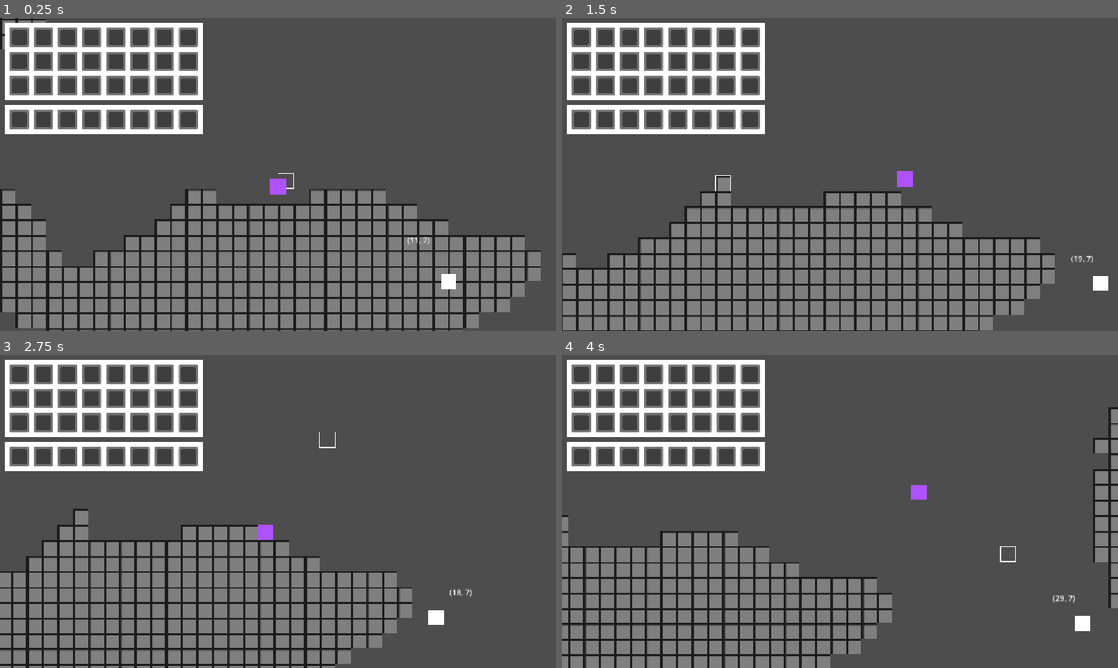
Above: before the commit, frames 1-4 (two rows, left to right).
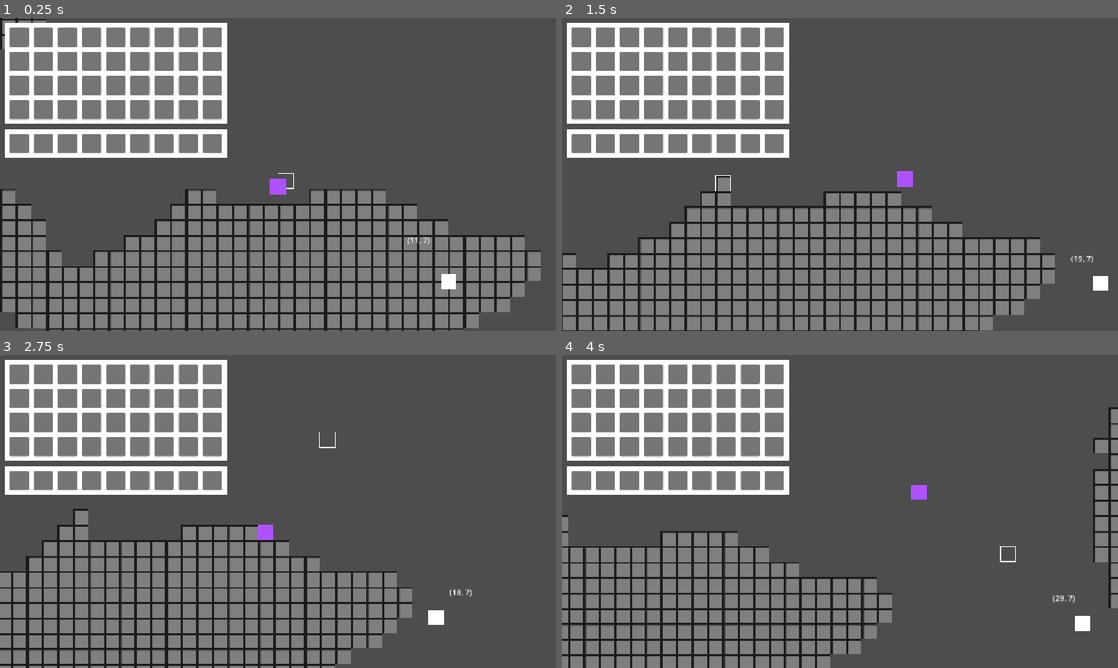
Above: after the commit, the same moments.

Repository: looooiiui/voxel-2d-game
Game: Godot game, scene res://AlphaScenes/Scenes/main_using_scene.tscn
Two runs of this game, one before a commit and one after it. Both use one fixed random seed, a clock stepped at 60 frames per second and the inputs below.
Inputs (mouse positions are in pixels of both pictures, inside the frame that each line leads up to):
- Up to frame 1 (0.25 s): no input
- Up to frame 2 (1.5 s): move the mouse to (962, 158) at 0.52 s; press the mouse at (962, 158) at 0.53 s; hold D (right) from 0.53 s (still down); tap Space (jump) at 0.77 s; move the mouse to (728, 190) at 1.27 s; release the mouse at (728, 190) at 1.28 s; right-click (728, 190) at 1.35 s
- Up to frame 3 (2.75 s): tap Space (jump) at 1.52 s; move the mouse to (333, 442) at 2.02 s; release D (right) at 2.03 s; press the mouse at (333, 442) at 2.03 s; hold A (left) from 2.03 s (still down)
- Up to frame 4 (4 s): move the mouse to (812, 574) at 2.77 s; release A (left) at 2.78 s; release the mouse at (812, 574) at 2.78 s; hold D (right) from 2.78 s (still down); right-click (812, 574) at 2.85 s; tap Space (jump) at 3.02, 3.77 s; move the mouse to (1006, 558) at 3.52 s; press the mouse at (1006, 558) at 3.53 s

The runs differ from the first frame. In frame 1, 9.9% of the frame differs, in the area x 0-41%, y 1-45%; in frame 2, 9.9%; in frame 3, 9.9%; in frame 4, 9.9%.

Commit message:
将玩家数据层同玩家UI渲染层联动，现在物品栏可以渲染玩家数据了

Diff:
--- a/AlphaScenes/Codes/main_using_scene.gd
+++ b/AlphaScenes/Codes/main_using_scene.gd
@@ -16,6 +16,10 @@
 var is_render_ready: bool = true
 ## 保存当前已经绘制在TileMap上的区块
 var rendered_chunks:Dictionary = {}
+## 存储上一个绑定的玩家数据实例（用于安全解绑信号）
+var bound_player_data:PlayerData = null
+## 存储上一个主玩家uid（仅日志/调试）
+var last_control_uid: int = -1
 
 ## 启动检查
 func _ready() -> void:
@@ -67,7 +71,28 @@
 	world.set_gravity(980.665)
 	world.spawn_new_player()
 
-## 连接信号
+## Ui 加载(这里ui信号连接不放在 _connect_signals， 方便统一更改, 活信号)
+func _set_ui() -> void:
+	# 优先用缓存的实例引用解绑，不再通过uid去查找
+	if bound_player_data != null:
+		bound_player_data.inventory_change.disconnect(_inventory_change_transfer)
+		DebugSystem.console_common_log("核心节点", "解绑旧玩家物品信号，uid=%s" % bound_player_data.get_uid())
+		bound_player_data = null
+
+	var temp_player_data: PlayerData = world.get_player_data_by_uid(world.get_control_player_uid())
+	if temp_player_data == null:
+		DebugSystem.console_warn_log("核心节点", "获取控制玩家数据失败，UI无法初始化")
+		return
+
+	bound_player_data = temp_player_data
+	# 初始化UI全量加载背包数据
+	ui_bridge.setup(temp_player_data)
+	# 绑定新玩家物品变更信号
+	temp_player_data.inventory_change.connect(_inventory_change_transfer)
+	# 更新记录uid
+	last_control_uid = temp_player_data.get_uid()
+
+## 连接信号 (死信号，一般是固定管理器连接)
 func _connect_signals() -> void:
 	# 方块破坏
 	player_input_control.block_destroy_request.connect(world.try_destroy_tile_dir)
@@ -85,13 +110,16 @@
 	world.control_player_uid_changed.connect(_on_control_player_uid_change)
 	world.spawn_player_data.connect(sync_player_entity)
 
+## 物理帧循环
 func _physics_process(delta: float) -> void:
+	# 向世界提供主循环
+	world.tick_world(delta)
+
+## 渲染帧循环
+func _process(delta: float) -> void:
 	if !is_render_ready:
 		return
 	_render_map()
-
-	# 向世界提供主循环
-	world.tick_world(delta)
 
 ## 多人完整区块渲染
 func _render_map() -> void:
@@ -174,4 +202,19 @@
 ## 当前控制玩家发生变化
 func _on_control_player_uid_change(new_uid: int) -> void:
 	DebugSystem.console_common_log("核心节点", "当前控制玩家 uid 更改为: %s" % new_uid)
-	camera.set_follow_case(player_bridge.get_player_uid_entity_map().get(new_uid))
+	var target_entity = player_bridge.get_player_uid_entity_map().get(new_uid)
+	if target_entity != null:
+		camera.set_follow_case(target_entity)
+	# 这里注意新的值由 ui 设置赋予给当前存储的主玩家数据
+	_set_ui()
+
+## 物品栏(背包更改信号中转)
+func _inventory_change_transfer(
+	change_pos: Vector2i,
+	new_item_name: String,
+	new_item_num: int,
+	inv_type: InventoryBase.InventoryType
+) -> void:
+	DebugSystem.console_common_log("核心节点", "执行物品栏数据与对应UI转发")
+	## 物品栏传给ui渲染对应信息
+	ui_bridge.update_inventory_slot(change_pos, new_item_name, new_item_num, inv_type)
--- a/Codes/Cameras/Camera/global_camera.gd
+++ b/Codes/Cameras/Camera/global_camera.gd
@@ -11,7 +11,7 @@
 	position_smoothing_enabled = true
 	position_smoothing_speed = lerp_level
 	if followCase == null and not is_instance_valid(followCase):
-		DebugSystem.console_error_log("相机", "跟随对象为空")
+		DebugSystem.console_common_log("相机", "初始化跟随对象为空")
 	else:
 		DebugSystem.console_common_log("相机", "当前跟随对象: %s" % followCase)
 
@@ -25,6 +25,8 @@
 		global_position = followCase.global_position
 		## 整数对齐相机防抖动
 		global_position = global_position.round()
+	else:
+		DebugSystem.console_error_log("相机", "设置跟随对象不合法或为空")
 
 ## 更改跟随对象
 func set_follow_case(case: Node) -> void:
--- a/Codes/Ui/UiBridge/UiBridge.gd
+++ b/Codes/Ui/UiBridge/UiBridge.gd
@@ -27,6 +27,21 @@
 	ui_vbox_container.add_theme_constant_override("separation", 10)
 	_back_pack_initialize()
 	_inventory_quick_bar_initialize()
+
+## 安装玩家数据到ui，重新渲染,传入完整玩家数据，但不引用仅取用数据
+func setup(player_data: PlayerData) -> void:
+	if player_data == null:
+		DebugSystem.console_warn_log("Ui桥", "安装玩家数据为空")
+		return
+	if back_pack_script == null or inventory_quick_bar_script == null:
+		DebugSystem.console_warn_log("Ui桥", "UI实例还未初始化，无法setup玩家数据")
+		return
+	var player_uid = player_data.get_uid()
+	## 获得物品栏数据并安装 ( size 拿回的类型是 Vector2i )
+	DebugSystem.console_common_log("Ui桥", "设置背包，当前玩家 uid: %s" % player_uid)
+	back_pack_script.setup_by_player_data(player_data, InventoryBase.InventoryType.BACKPACK)
+	DebugSystem.console_common_log("Ui桥", "设置快捷栏，当前玩家 uid: %s" % player_uid)
+	inventory_quick_bar_script.setup_by_player_data(player_data, InventoryBase.InventoryType.QUICK_BAR)
 
 ## 背包初始化
 func _back_pack_initialize() -> void:
@@ -58,16 +73,21 @@
 		ui_inventory_quick_bar_instance = null
 		inventory_quick_bar_script = null
 
-## 更新主背包单个格子
-func update_backpack_slot(pos:Vector2i, item_name:String, count:int) -> void:
-	if back_pack_script == null:
-		DebugSystem.console_warn_log("Ui桥", "背包实例为空，无法更新")
-		return
-	back_pack_script.set_slot_item(pos, item_name, count)
-
-## 更新快捷栏单个格子
-func update_hotbar_slot(pos:Vector2i, item_name:String, count:int) -> void:
-	if inventory_quick_bar_script == null:
-		DebugSystem.console_warn_log("Ui桥", "快捷栏实例为空，无法更新")
-		return
-	inventory_quick_bar_script.set_slot_item(pos, item_name, count)
+## 更新物品栏
+func update_inventory_slot(pos:Vector2i, item_name:String, count:int, inv_type: InventoryBase.InventoryType) -> void:
+	DebugSystem.console_common_log("Ui桥", "更新数据，当前更新类型: %s" % inv_type)
+	match inv_type:
+		# 更新主背包单个格子
+		InventoryBase.InventoryType.BACKPACK:
+			if back_pack_script == null:
+				DebugSystem.console_warn_log("Ui桥", "背包实例为空，无法更新")
+				return
+			back_pack_script.set_slot_item(pos, item_name, count)
+		# 更新快捷栏单个格子
+		InventoryBase.InventoryType.QUICK_BAR:
+			if inventory_quick_bar_script == null:
+				DebugSystem.console_warn_log("Ui桥", "快捷栏实例为空，无法更新")
+				return
+			inventory_quick_bar_script.set_slot_item(pos, item_name, count)
+		_:
+			DebugSystem.console_warn_log("Ui桥", "快捷栏类型未识别")
--- a/Codes/Ui/UiInventory/ui_inventory.gd
+++ b/Codes/Ui/UiInventory/ui_inventory.gd
@@ -44,7 +44,7 @@
 func _render_back_pack() -> void:
 	# 检查尺寸是否在合理范围
 	if BackPackSize.x <=0 or BackPackSize.y <=0:
-		DebugSystem.console_warn_log("物品栏UI", "背包行列不能小于等于0")
+		DebugSystem.console_warn_log("物品栏UI", "物品栏行列不能小于等于0")
 		return
 	back_pack_clear()
 	DebugSystem.console_common_log("物品栏UI", "物品栏UI渲染")
@@ -81,7 +81,7 @@
 	# UiInventory.gd，_render_back_pack函数最后
 	# bg_total_w、bg_total_h就是之前算好的背包底板总宽高
 	custom_minimum_size = Vector2i(bg_total_w, bg_total_h)
-	DebugSystem.console_common_log("物品栏UI", "当前物品栏格子映射表: %s" % slots_dict)
+	# DebugSystem.console_common_log("物品栏UI", "当前物品栏格子映射表: %s" % slots_dict)
 
 ## 增量更新单个格子（ 物品数据变更只调用这个，不重建背包）
 func set_slot_item(slot_pos: Vector2i, item_name: String, item_count: int) -> void:
@@ -98,7 +98,41 @@
 
 ## 清除背包
 func back_pack_clear() -> void:
-	DebugSystem.console_common_log("物品栏UI", "清除背包所有格子节点")
+	DebugSystem.console_common_log("物品栏UI", "清除物品栏所有格子节点")
 	for slot in slots_dict.values():
 		slot.queue_free()
 	slots_dict.clear()
+
+## 根据玩家数据+InventoryType，刷新当前UiInventory的全部UI格子
+## 不持有PlayerData长期引用，仅读取一次数据用于全量刷新
+func setup_by_player_data(player_data:PlayerData, inv_type:InventoryBase.InventoryType) -> void:
+	var target_inv:InventoryBase
+	match inv_type:
+		InventoryBase.InventoryType.BACKPACK:
+			target_inv = player_data.get_player_back_pack()
+		InventoryBase.InventoryType.QUICK_BAR:
+			target_inv = player_data.get_player_inventory_quick_bar()
+		_:
+			DebugSystem.console_warn_log("物品栏UI", "不支持的物品栏类型 %s" % str(inv_type))
+			return
+
+	# 使用目标物品栏尺寸重建UI容器
+	setup(target_inv.inventory_size)
+
+	# 遍历槽位，全量填充UI
+	var size_x = target_inv.inventory_size.x
+	var size_y = target_inv.inventory_size.y
+	for row in range(size_y):
+		for col in range(size_x):
+			var grid_pos = Vector2i(col, row)
+			var slot_data = target_inv.get_slot_by_grid(col, row)
+			var item = slot_data.get_item()
+			var item_name:String
+			var item_num:int
+			if item == null:
+				item_name = ""
+				item_num = 0
+			else:
+				item_name = item.get_item_instance().get_item_name()
+				item_num = item.get_current_stack_num()
+			set_slot_item(grid_pos, item_name, item_num)
--- a/Codes/Ui/UiSingleSlot/ui_single_slot.gd
+++ b/Codes/Ui/UiSingleSlot/ui_single_slot.gd
@@ -1,7 +1,6 @@
 extends Control
 ## 单个物品栏格子，提供渲染单个格子
 class_name UiSingleSlot
-
 ## 常量
 const ITEM_ENTITY_SCALE: float = 1.3
 const DEFAULT_SLOT_SIZE: Vector2 = Vector2(40, 40)
@@ -9,16 +8,12 @@
 @export var background_panel: Panel
 @export var itemEntity_panel: Panel
 @export var item_num_label: Label
-
 ## 内置参量
 var slot_size: Vector2 = DEFAULT_SLOT_SIZE
 var render_item_name: String = ""
 var render_num: int = 0
-
 ## 贴图缓存，避免重复加载
 static var texture_cache: Dictionary = {}
-## 空样式，全局复用
-static var empty_style: StyleBoxTexture = StyleBoxTexture.new()
 
 func _init() -> void:
 	# 只设默认值，不做业务初始化
@@ -29,63 +24,58 @@
 func _ready() -> void:
 	render_slot()
 
-## 渲染一次
+## 渲染基础布局（大小、物品图标居中，不再处理Label位置！）
 func render_slot() -> void:
 	background_panel.size = slot_size
 	itemEntity_panel.size = slot_size / ITEM_ENTITY_SCALE
 	# 物品图标居中
 	var center_pos = (slot_size - itemEntity_panel.size) / 2.0
 	itemEntity_panel.position = center_pos
-	# 右下角，预留一点边距
-	item_num_label.position = Vector2(slot_size.x - item_num_label.size.x, slot_size.y - item_num_label.size.y)
 	# 保证容器布局读取到正确最小尺寸
 	custom_minimum_size = slot_size
 
-## 外部更改参数
+## 外部更改尺寸
 func setup(new_size: Vector2 = DEFAULT_SLOT_SIZE) -> void:
 	slot_size = new_size
 	custom_minimum_size = new_size
 	render_slot()
+	# setup之后，刷新当前物品
+	_refresh_item_texture()
 
 ## 外部接口：切换物品
-func change_current_render_item(item_name: String, new_item_num):
+func change_current_render_item(item_name: String, new_item_num: int):
 	render_item_name = item_name
 	render_num = new_item_num
 	_refresh_item_texture()
 
-## 修改当前贴图
+## 修改当前贴图 + 数字
 func _refresh_item_texture() -> void:
-	if render_item_name == "":
+	if render_item_name == "" or render_num <= 0:
 		_clear_render_item()
 		return
 
-	# 兜底告警，不修改上层数据
-	if render_num <= 0:
-		DebugSystem.console_warn_log("物品栏(Slot渲染)", "脏数据：物品名存在但数量为0，name=%s" % render_item_name)
-
-	item_num_label.text = String.num_int64(render_num)
 	# 优先读取缓存
 	if texture_cache.has(render_item_name):
 		var tex = texture_cache[render_item_name]
 		UiUtil.set_panel_texture(itemEntity_panel, tex)
-		return
+	else:
+		var texture_path = "%s%s.png" % [ResourcePath.item_texture_path, render_item_name]
+		var item_texture: Texture2D = load(texture_path)
+		if item_texture == null:
+			DebugSystem.console_warn_log("物品栏", "找不到贴图资源：%s" % texture_path)
+			_clear_render_item()
+			return
+		texture_cache[render_item_name] = item_texture
+		UiUtil.set_panel_texture(itemEntity_panel, item_texture)
 
-	var texture_path = "%s%s.png" % [ResourcePath.item_texture_path, render_item_name]
-	var item_texture: Texture2D = load(texture_path)
-	if item_texture == null:
-		DebugSystem.console_warn_log("物品栏", "找不到贴图资源：%s" % texture_path)
-		_clear_render_item()
-		return
+	# 只需要设置文本！位置交给锚点自动管理
+	item_num_label.text = String.num_int64(render_num)
 
-	texture_cache[render_item_name] = item_texture
-	UiUtil.set_panel_texture(itemEntity_panel, item_texture)
-
-
-## 清除贴图（复用静态空样式，不重复new）
+## 清除贴图、清空文字
 func _clear_render_item() -> void:
-	itemEntity_panel.add_theme_stylebox_override("panel", empty_style)
+	itemEntity_panel.add_theme_stylebox_override("panel", StyleBoxTexture.new())
 	item_num_label.text = ""
 
-## 设置位置（如果你继续手动摆放Slot才用；GridContainer自动布局时这个函数不用）
+## GridContainer自动布局不需要这个
 func set_new_position(new_position: Vector2) -> void:
 	position = new_position
--- a/Scenes/Ui/UiSingleSlot/ui_single_slot.tscn
+++ b/Scenes/Ui/UiSingleSlot/ui_single_slot.tscn
@@ -17,6 +17,14 @@
 layout_mode = 0
 
 [node name="ItemNum" type="Label" parent="." unique_id=1304013017]
-layout_mode = 0
-offset_right = 1.0
-offset_bottom = 23.0
+layout_mode = 1
+anchors_preset = 3
+anchor_left = 1.0
+anchor_top = 1.0
+anchor_right = 1.0
+anchor_bottom = 1.0
+offset_left = -4.0
+offset_top = -23.0
+offset_right = -3.0
+grow_horizontal = 0
+grow_vertical = 0
--- a/Systems/DebugSystem/debug_system.gd
+++ b/Systems/DebugSystem/debug_system.gd
@@ -1,10 +1,10 @@
 extends RefCounted
 class_name DebugSystem
-
 ## 调试开关
 static var output_common: bool = true
 static var output_error: bool = true
 static var output_warn: bool = true
+static var output_debug: bool = true
 
 ## 普通日志
 static func console_common_log(type: String, info: String) -> void:
@@ -28,3 +28,10 @@
 	var output_info: String = "[ERROR] [%s] %s" % [type, info]
 	push_error(output_info)
 	print(output_info)
+
+## 调试日志
+static func console_debug_log(type: String, info: String) -> void:
+	if not output_debug:
+		return
+	var output_info: String = "[DEBUG] [%s] %s" % [type, info]
+	print(output_info)
--- a/Systems/EntityStorage/EntityStorage.gd
+++ b/Systems/EntityStorage/EntityStorage.gd
@@ -19,7 +19,7 @@
 			DebugSystem.console_common_log("世界[实体管理查询器]", "当前玩家实体表: %s" % _players)
 		EntityBase.EntityType.DROP_ITEM:
 			_drops[entity.get_uid()] = entity
-			DebugSystem.console_common_log("世界[实体管理查询器]", "当前物品实体表: %s" % _drops)
+			# DebugSystem.console_common_log("世界[实体管理查询器]", "当前物品实体表: %s" % _drops)
 	entity_spawned.emit(entity.get_uid(), entity)
 
 ## 分配并获取下一个可用UID（新建实体调用）
@@ -33,13 +33,8 @@
 	return _players
 
 ## 获得玩家uid对应的数据
-func get_player_by_uid(uid: int) -> Dictionary:
+func get_player_by_uid(uid: int) -> PlayerData:
 	return get_all_players().get(uid)
-
-## 查询接口
-## 获得玩家实体
-func get_player(uid:int) -> PlayerData:
-	return _players.get(uid)
 
 ## 获得掉落物实体
 func get_drop(uid:int) -> DropItemData:
--- a/Systems/Inventory/BackPack/BackPack.gd
+++ b/Systems/Inventory/BackPack/BackPack.gd
@@ -2,6 +2,7 @@
 ## 背包子类，玩家背包
 class_name BackPack
 ## 背包初始化
-func _init(size: Vector2i = Vector2i(8, 4)) -> void:
+func _init(size: Vector2i = Vector2i(9, 4)) -> void:
+	inventory_type = InventoryType.BACKPACK
 	DebugSystem.console_common_log("背包", "创建新背包，尺寸: %s" % size)
 	super(size)
--- a/Systems/Inventory/InventoryBase/InventoryBase.gd
+++ b/Systems/Inventory/InventoryBase/InventoryBase.gd
@@ -3,14 +3,26 @@
 ## 其他背包，快捷栏可继承物品栏类
 ## 需要注意的是，背包使用的查找坐标为 列 + 行
 class_name InventoryBase
-
+## 区分当前物品栏种类
+enum InventoryType {
+	BACKPACK,
+	QUICK_BAR,
+	EQUIPMENT, # 预留装备栏，以后直接扩展
+	STORAGE_BOX # 预留储物箱
+}
 ## 物品发生变更时触发
-signal inventory_changed()
-
+## 参数：变更坐标、物品名称、物品数量、容器类型
+signal inventory_changed(
+	change_pos: Vector2i,
+	new_item_name: String,
+	new_item_num: int,
+	inv_type: InventoryType
+	)
 ## 容器大小，供给外部获取(列，行)
 var inventory_size: Vector2i = Vector2i(0, 0)
 ## 实际容器，存储物品槽
 var slot_storage: Array[ItemSlot] = []
+var inventory_type: InventoryType
 
 func _init(size: Vector2i) -> void:
 	inventory_size = size
@@ -19,6 +31,10 @@
 	slot_storage.resize(container_size)
 	for i in range(slot_storage.size()):
 		slot_storage[i] = ItemSlot.new()
+
+## 获得背包尺寸
+func get_inventory_size() -> Vector2i:
+	return inventory_size
 
 ## 尝试往物品栏里面添加物品，支持堆叠
 ## 返回true成功；false背包已满无法放入
@@ -36,8 +52,12 @@
 				var add_count = min(new_item.get_current_stack_num(), remain_stack)
 				slot_item.change_stack_num(slot_item.get_current_stack_num() + add_count)
 				new_item.change_stack_num(new_item.get_current_stack_num() - add_count)
-				# 发生堆叠则发射信号
-				inventory_changed.emit()
+				# 发生堆叠则发射信号 ( 位置: 列 + 行 )
+				var emit_pos: Vector2i = index_to_grid(index)
+				var slot_item_name: String = slot_item.get_item_instance().get_item_name()
+				var slot_num: int = slot_item.get_current_stack_num()
+				# 发送信号
+				inventory_changed.emit(emit_pos, slot_item_name, slot_num, inventory_type)
 				DebugSystem.console_common_log("物品栏", "物品堆叠， 槽位%d， 叠加%d个， 总共堆叠: %d, 剩余待放:%d" % [index, add_count, slot_item.get_current_stack_num(), remain_stack])
 				# 待放入物品已经全部塞完，直接返回成功
 				if new_item.current_stack_num <= 0:
@@ -50,12 +70,15 @@
 		if slot_item == null:
 			slot.add_item(new_item)
 			DebugSystem.console_common_log("物品栏", "空槽放入物品(槽位%s): %s" % [index, new_item])
-			inventory_changed.emit()
+			var emit_pos: Vector2i = index_to_grid(index)
+			var slot_item_name: String = new_item.get_item_instance().get_item_name()
+			var slot_num: int = new_item.get_current_stack_num()
+			# 发送信号
+			inventory_changed.emit(emit_pos, slot_item_name, slot_num, inventory_type)
 			return true
 
 	# 没有可堆叠位置、也没有空槽 → 背包满
 	DebugSystem.console_common_log("物品栏", "物品栏已满，无法放入物品")
-	inventory_changed.emit()
 	return false
 
 ## 将本容器idx的物品移动到目标inventory的target_idx槽
@@ -68,7 +91,6 @@
 	var move_item = source_slot.get_item()
 	if move_item == null:
 		return false
-
 	# 目标槽已有物品，不能直接覆盖，走swap逻辑
 	if dest_slot.get_item() != null:
 		# 取出目标槽物品，互换
@@ -80,9 +102,14 @@
 		dest_slot.set_item(move_item)
 		source_slot.clear()
 
-	# 两个容器都触发更新信号
-	inventory_changed.emit()
-	target_inv.inventory_changed.emit()
+	# ========== 修改：分别发送源槽、目标槽更新信号 ==========
+	var src_pos = index_to_grid(from_idx)
+	var dst_pos = target_inv.index_to_grid(target_idx)
+	# 源容器源槽
+	_emit_slot_update(src_pos, source_slot)
+	# 目标容器目标槽
+	target_inv._emit_slot_update(dst_pos, dest_slot)
+
 	DebugSystem.console_common_log("物品栏", "跨容器移动：源槽%d → 目标槽%d" % [from_idx, target_idx])
 	return true
 
@@ -108,17 +135,19 @@
 	# 索引非法
 	if slot_a == null or slot_b == null:
 		return false
-
 	# 取出两个槽里面当前物品
 	var item_a: Item = slot_a.get_item()
 	var item_b: Item = slot_b.get_item()
-
 	# 互换
 	slot_a.set_item(item_b)
 	slot_b.set_item(item_a)
-
 	DebugSystem.console_common_log("物品栏", "交换槽位 %d <-> %d" % [idx_a, idx_b])
-	inventory_changed.emit()
+
+	# ========== 修改：交换两个槽，分别触发两次更新信号 ==========
+	var pos_a = index_to_grid(idx_a)
+	var pos_b = index_to_grid(idx_b)
+	_emit_slot_update(pos_a, slot_a)
+	_emit_slot_update(pos_b, slot_b)
 	return true
 
 ## 尝试交换当前容器内两个网格位置的物品（列+行形式）
@@ -171,7 +200,8 @@
 	if slot == null:
 		return false
 	slot.set_item(new_item)
-	emit_signal("inventory_changed")
+	var pos = index_to_grid(idx)
+	_emit_slot_update(pos, slot)
 	return true
 
 # 清空指定索引槽
@@ -180,5 +210,21 @@
 	if slot == null:
 		return false
 	slot.clear()
-	emit_signal("inventory_changed")
-	return true
+	var pos = index_to_grid(idx)
+	_emit_slot_update(pos, slot)
+	return true
+
+## 【私有辅助函数】统一发射槽更新信号
+## 读取槽内当前物品信息，填充参数发送 inventory_changed
+func _emit_slot_update(grid_pos:Vector2i, slot:ItemSlot) -> void:
+	var item = slot.get_item()
+	var item_name:String
+	var item_count:int
+	if item == null:
+		# 空槽：名字为空字符串，数量0
+		item_name = ""
+		item_count = 0
+	else:
+		item_name = item.get_item_instance().get_item_name()
+		item_count = item.get_current_stack_num()
+	inventory_changed.emit(grid_pos, item_name, item_count, inventory_type)
--- a/Systems/Inventory/InventoryQuickBar/InventoryQuickBar.gd
+++ b/Systems/Inventory/InventoryQuickBar/InventoryQuickBar.gd
@@ -5,5 +5,6 @@
 
 ## 快捷栏默认 9 列 一行
 func _init(size: Vector2i = Vector2i(9, 1)) -> void:
+	inventory_type = InventoryType.QUICK_BAR
 	DebugSystem.console_common_log("快捷栏", "创建新快捷栏，尺寸: %s" % size)
 	super(size)
--- a/Systems/PlayerBridge/PlayerBridge.gd
+++ b/Systems/PlayerBridge/PlayerBridge.gd
@@ -17,6 +17,9 @@
 		return
 	var new_player_entity = player_entity_scene.instantiate()
 	var player_entity_script = new_player_entity as PlayerEntity
+	if player_entity_script == null:
+		DebugSystem.console_error_log("玩家桥", "获得的玩家脚本为空, 初始值同步设置失败, 拒绝创建")
+		return
 	DebugSystem.console_common_log("玩家桥", "创建玩家实体: uid: %s, 实体: %s" % [new_player_data.get_uid(), new_player_entity])
 	player_entity_script.setup(new_player_data)
 	# 加入玩家映射表
@@ -24,7 +27,7 @@
 	add_child(new_player_entity)
 
 ## 清除玩家
-func on_drop_removed(uid:int):
+func on_player_removed(uid:int):
 	if _entity_map.has(uid):
 		var ent = _entity_map[uid]
 		ent.queue_free()
--- a/Systems/PlayerData/PlayerData.gd
+++ b/Systems/PlayerData/PlayerData.gd
@@ -1,8 +1,13 @@
 extends EntityBase
-
 ## 玩家数据类
 class_name PlayerData
-
+## 玩家信号转发信号
+signal inventory_change(
+	change_pos: Vector2i,
+	new_item_name: String,
+	new_item_num: int,
+	inv_type: InventoryBase.InventoryType
+	)
 ## 玩家属性
 var spawn_position: Vector2 = Vector2(0, 0)
 var move_speed: float = 300
@@ -13,7 +18,6 @@
 var back_pack: BackPack
 ## 玩家快捷栏
 var inventory_quick_bar: InventoryQuickBar
-
 ## 玩家初始化
 func _init(new_uid: int, spawn_global_pos: Vector2 = Vector2(0, 0)) -> void:
 	global_position = spawn_global_pos
@@ -23,7 +27,8 @@
 	back_pack = BackPack.new()
 	inventory_quick_bar = InventoryQuickBar.new()
 	uid = new_uid
-	DebugSystem.console_common_log("玩家", "uid: %s 创建新的背包: %s" % [new_uid, back_pack])
+	DebugSystem.console_common_log("玩家(uid: %s)" % uid, "创建新的背包: %s" % [back_pack])
+	_connect_signal()
 
 ## 获得玩家背包
 func get_player_back_pack() -> BackPack:
@@ -31,11 +36,9 @@
 ## 获得玩家快捷栏
 func get_player_inventory_quick_bar() -> InventoryQuickBar:
 	return inventory_quick_bar
-
 ## 获得玩家全局位置
 func get_player_global_pos() -> Vector2:
 	return global_position
-
 ## 获得玩家网格位置
 func get_player_grid_pos() -> Vector2i:
 	return grid_pos
@@ -52,7 +55,22 @@
 func try_pickup_item(item:Item) -> bool:
 	# 未来可以在这里加玩家状态拦截
 	# if cannot_pickup: return false
-	var result = get_player_inventory_quick_bar().try_add_item(item)
+	var result = inventory_quick_bar.try_add_item(item)
 	if !result:
-		result = get_player_back_pack().try_add_item(item)
+		result = back_pack.try_add_item(item)
 	return result
+
+## =============== 玩家信号转发 ===================
+## 内部信号连接
+func _connect_signal() -> void:
+	DebugSystem.console_common_log("玩家(uid: %s)" % uid, "绑定背包&快捷栏信号转发")
+	# 玩家信号转发内部信号
+	back_pack.inventory_changed.connect(inventory_change.emit)
+	inventory_quick_bar.inventory_changed.connect(inventory_change.emit)
+
+## 断开信号，销毁玩家前调用
+func _disconnect_signal() -> void:
+	if back_pack != null:
+		back_pack.inventory_changed.disconnect(inventory_change.emit)
+	if inventory_quick_bar != null:
+		inventory_quick_bar.inventory_changed.disconnect(inventory_change.emit)
--- a/Systems/World/World.gd
+++ b/Systems/World/World.gd
@@ -83,6 +83,13 @@
 ## 返回玩家实体表
 func get_player_entity_dict() -> Dictionary:
 	return entity_storage.get_all_players()
+## 获得当前控制玩家uid
+func get_control_player_uid() -> int:
+	return control_player_uid
+## 获得当前玩家的数据 (请不要更改)
+func get_player_data_by_uid(uid: int) -> PlayerData:
+	return entity_storage.get_player_by_uid(uid)
+
 ## 生成玩家
 func spawn_new_player() -> void:
 	# 申请创建实体
@@ -99,10 +106,7 @@
 	else:
 		spawn_player_data.emit(new_player_data)
 
-## 获得当前控制玩家 Uid
-func get_control_player_uid() -> int:
-	return control_player_uid
-
+## 设置挡墙被控制的玩家
 func set_control_player_uid(uid:int):
 	# 简单校验：实体存在才允许设置
 	if entity_storage.has_player(uid):
--- a/Systems/tileCell/TileCellInstance/TileCellInstance.gd
+++ b/Systems/tileCell/TileCellInstance/TileCellInstance.gd
@@ -4,6 +4,7 @@
 class_name TileCellInstance
 
 var name: String = ""
+## drop_item 类型为 String，通过这个直接查找对应物品实例表内的实例
 var drop_item = null
 var attribute: TileCellAttribute
 
--- a/Systems/tilesetBuilder/tilesetBuilder.gd
+++ b/Systems/tilesetBuilder/tilesetBuilder.gd
@@ -87,7 +87,7 @@
 	name_to_source_id[name] = [source_id, atlas_pos]
 	DebugSystem.console_common_log("图集注册表", "注册方块 %s source_id=%d" % [name, source_id])
 
-# 根据方块名字查询source_id、atlas坐标，渲染用【改为static】
+## 根据方块名字查询source_id、atlas坐标，渲染用【改为static】
 static func get_tile_draw_info(name: String) -> Array:
 	if name_to_source_id.has(name):
 		return name_to_source_id[name]
--- a/Utils/MappingTool/MappingTool.gd
+++ b/Utils/MappingTool/MappingTool.gd
@@ -9,6 +9,7 @@
 	# 空气不生成掉落
 	if tile_ins.get_tile_drop_item() == null:
 		return null
+	# 根据掉落物名字(String)查询对应物品 ItemInstance
 	var item_template: ItemInstance = ItemInstances.OriginalInstancesType.get(tile_ins.get_tile_drop_item())
 	if item_template == null:
 		DebugSystem.console_common_log("映射工具", "找不到物品模板，name: %s" % tile_ins.name)
Binary file added: Resources/texture/dropItems/dirt.png
Binary file added: Resources/texture/items/dirt.png
